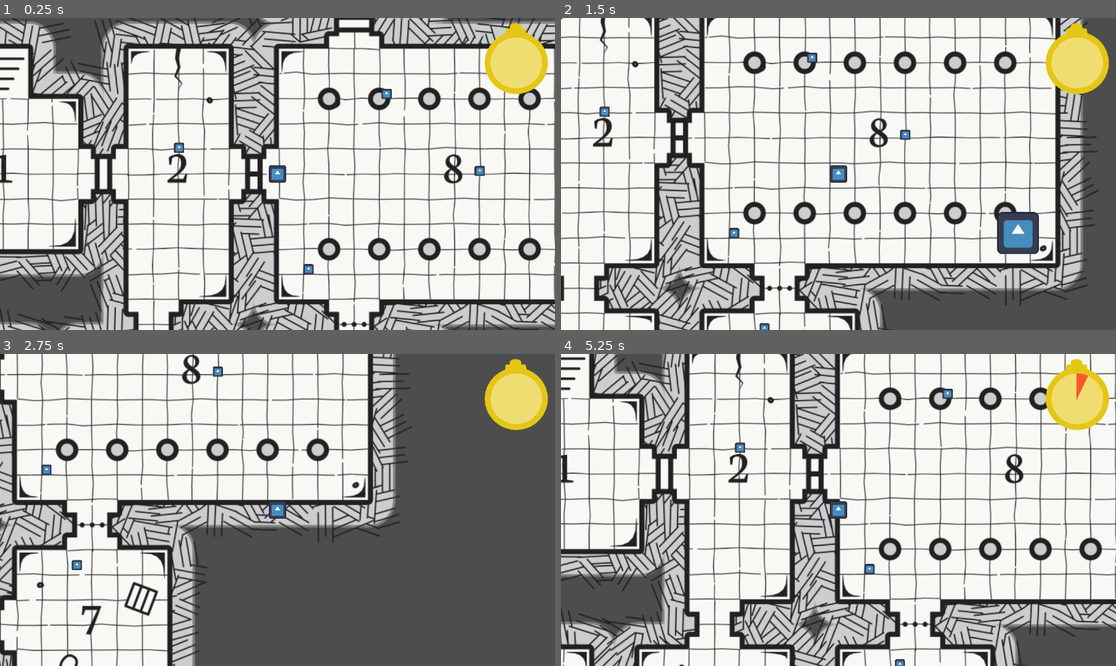
Above: before the commit, frames 1-4 (two rows, left to right).
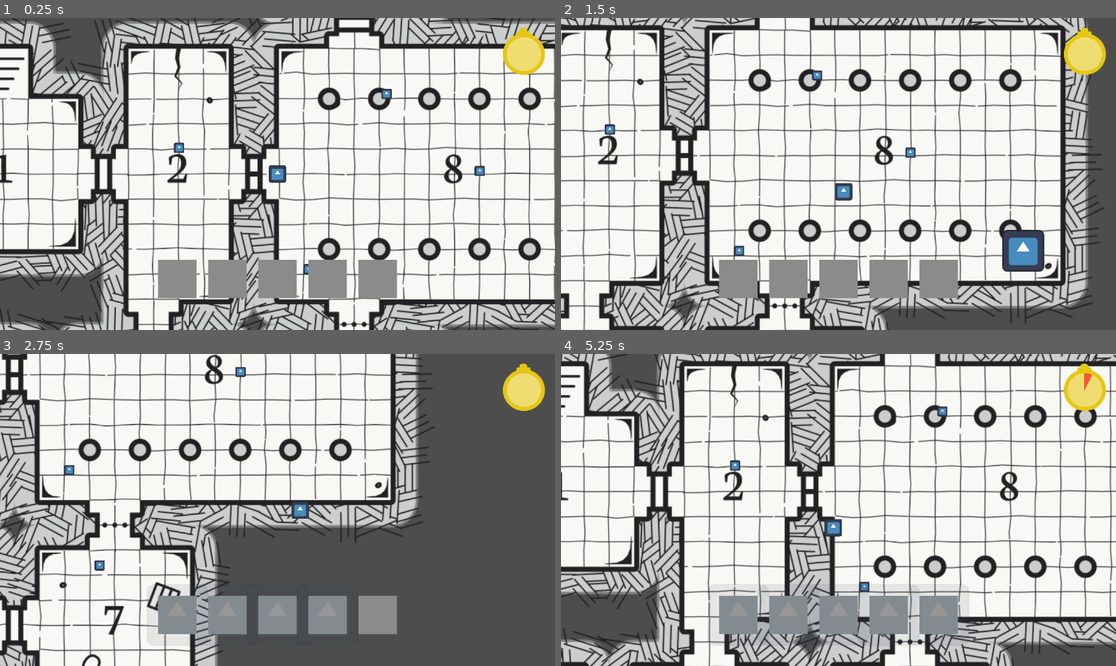
Above: after the commit, the same moments.

Repository: Rubiniuz/Jammer
Game: Godot game, scene res://levels/main.tscn
Same seed, same stepped clock (60 frames per second), same inputs: the game is played once before the commit and once after it. The engine's default icon, where the game draws it, is replaced by a stand-in: a white triangle on a blue panel in a dark square.
Inputs:
- Up to frame 1 (0.25 s): no input
- Up to frame 2 (1.5 s): tap Enter (pickup) at 0.5, 1.35 s; hold Right (right) 0.53-1.28 s; hold Enter (pickup) 0.53-1.28 s; hold Down (down) from 1.28 s (still down)
- Up to frame 3 (2.75 s): release Down (down) at 2.03 s; hold Right (right) from 2.03 s (still down); hold Enter (pickup) from 2.03 s (still down)
- Up to frame 4 (5.25 s): release Right (right) at 2.78 s; release Enter (pickup) at 2.78 s; hold Up (up) 2.78-3.53 s; tap Enter (pickup) at 2.85, 4.35 s; hold Enter (pickup) 3.53-4.28 s; hold Left (left) 3.53-5.03 s; hold Down (down) from 5.03 s (still down); hold Enter (pickup) from 5.03 s (still down)

The runs differ from the first frame. In frame 1, 5.3% of the frame differs, in the area x 28-99%, y 1-90%; in frame 2, 47%; in frame 3, 33%; in frame 4, 52%, in the area x 0-100%, y 0-100%.

Commit message:
start ui change

Diff:
--- a/Characters/player.tscn
+++ b/Characters/player.tscn
@@ -1,8 +1,9 @@
-[gd_scene load_steps=6 format=3 uid="uid://b31hpak8ve76w"]
+[gd_scene load_steps=7 format=3 uid="uid://b31hpak8ve76w"]
 
 [ext_resource type="Script" path="res://Characters/player_movement.gd" id="1_371u7"]
 [ext_resource type="PackedScene" uid="uid://gtlpeqsa7tmm" path="res://scenes/bag_of_holding.tscn" id="2_t2u4w"]
 [ext_resource type="Texture2D" uid="uid://c3ayax6ju3v7q" path="res://icon.svg" id="3_2mm5m"]
+[ext_resource type="PackedScene" uid="uid://byovkyti7ma27" path="res://scenes/bag_interface.tscn" id="4_0fsth"]
 [ext_resource type="PackedScene" uid="uid://bdud3tr2noc70" path="res://scenes/timer_interface.tscn" id="4_4fuy8"]
 
 [sub_resource type="CircleShape2D" id="CircleShape2D_vx633"]
@@ -12,6 +13,37 @@
 z_index = 10
 script = ExtResource("1_371u7")
 move_speed = 1000.0
+
+[node name="CanvasLayer" type="CanvasLayer" parent="."]
+follow_viewport_scale = 1.12
+
+[node name="Control" type="Control" parent="CanvasLayer"]
+layout_mode = 3
+anchors_preset = 15
+anchor_right = 1.0
+anchor_bottom = 1.0
+grow_horizontal = 2
+grow_vertical = 2
+
+[node name="MarginContainer" type="MarginContainer" parent="CanvasLayer/Control"]
+layout_mode = 1
+anchors_preset = 15
+anchor_right = 1.0
+anchor_bottom = 1.0
+grow_horizontal = 2
+grow_vertical = 2
+theme_override_constants/margin_left = 16
+theme_override_constants/margin_top = 16
+theme_override_constants/margin_right = 16
+theme_override_constants/margin_bottom = 16
+
+[node name="Bag_Interface" parent="CanvasLayer/Control/MarginContainer" instance=ExtResource("4_0fsth")]
+unique_name_in_owner = true
+layout_mode = 2
+
+[node name="TimerInterface" parent="CanvasLayer/Control/MarginContainer" instance=ExtResource("4_4fuy8")]
+unique_name_in_owner = true
+layout_mode = 2
 
 [node name="CollisionShape2D" type="CollisionShape2D" parent="."]
 shape = SubResource("CircleShape2D_vx633")
@@ -24,15 +56,9 @@
 unique_name_in_owner = true
 pickupRadius = 60.0
 
-[node name="TimerInterface" parent="." instance=ExtResource("4_4fuy8")]
-unique_name_in_owner = true
-offset_left = -774.0
-offset_top = -212.0
-offset_right = -774.0
-offset_bottom = -212.0
-
 [node name="Camera2D" type="Camera2D" parent="."]
 zoom = Vector2(1.5, 1.5)
+position_smoothing_enabled = true
 position_smoothing_speed = 7.0
 
 [node name="AudioListener2D" type="AudioListener2D" parent="."]
--- a/scenes/bag_interface.tscn
+++ b/scenes/bag_interface.tscn
@@ -1,15 +1,49 @@
-[gd_scene format=3 uid="uid://byovkyti7ma27"]
+[gd_scene load_steps=3 format=3 uid="uid://byovkyti7ma27"]
+
+[ext_resource type="PackedScene" uid="uid://lww2c8strish" path="res://scenes/bag_item.tscn" id="1_qu02q"]
+[ext_resource type="Script" path="res://scripts/bag_interface.gd" id="1_vuyd5"]
 
 [node name="Bag_Interface" type="Control"]
+clip_contents = true
 layout_mode = 3
-anchors_preset = 8
-anchor_left = 0.5
-anchor_top = 0.5
-anchor_right = 0.5
-anchor_bottom = 0.5
-offset_left = -576.0
-offset_top = -324.0
-offset_right = -576.0
-offset_bottom = -324.0
+anchors_preset = 15
+anchor_right = 1.0
+anchor_bottom = 1.0
 grow_horizontal = 2
 grow_vertical = 2
+script = ExtResource("1_vuyd5")
+
+[node name="MarginContainer" type="MarginContainer" parent="."]
+custom_minimum_size = Vector2(0, 150)
+layout_mode = 1
+anchors_preset = 12
+anchor_top = 1.0
+anchor_right = 1.0
+anchor_bottom = 1.0
+grow_horizontal = 2
+grow_vertical = 0
+theme_override_constants/margin_left = 50
+theme_override_constants/margin_top = 10
+theme_override_constants/margin_right = 50
+theme_override_constants/margin_bottom = 10
+
+[node name="GridContainer" type="GridContainer" parent="MarginContainer"]
+unique_name_in_owner = true
+layout_mode = 2
+size_flags_horizontal = 4
+columns = 5
+
+[node name="Bag_Item" parent="MarginContainer/GridContainer" instance=ExtResource("1_qu02q")]
+layout_mode = 2
+
+[node name="Bag_Item2" parent="MarginContainer/GridContainer" instance=ExtResource("1_qu02q")]
+layout_mode = 2
+
+[node name="Bag_Item3" parent="MarginContainer/GridContainer" instance=ExtResource("1_qu02q")]
+layout_mode = 2
+
+[node name="Bag_Item4" parent="MarginContainer/GridContainer" instance=ExtResource("1_qu02q")]
+layout_mode = 2
+
+[node name="Bag_Item5" parent="MarginContainer/GridContainer" instance=ExtResource("1_qu02q")]
+layout_mode = 2
--- /dev/null
+++ b/scenes/bag_item.tscn
@@ -0,0 +1,42 @@
+[gd_scene load_steps=2 format=3 uid="uid://lww2c8strish"]
+
+[ext_resource type="Script" path="res://scripts/bag_item.gd" id="1_scldl"]
+
+[node name="Bag_Item" type="Control"]
+custom_minimum_size = Vector2(100, 100)
+layout_mode = 3
+anchors_preset = 15
+anchor_right = 1.0
+anchor_bottom = 1.0
+offset_right = -832.0
+offset_bottom = -328.0
+grow_horizontal = 2
+grow_vertical = 2
+script = ExtResource("1_scldl")
+
+[node name="MarginContainer" type="MarginContainer" parent="."]
+layout_mode = 1
+anchors_preset = 15
+anchor_right = 1.0
+anchor_bottom = 1.0
+grow_horizontal = 2
+grow_vertical = 2
+theme_override_constants/margin_left = 10
+theme_override_constants/margin_top = 10
+theme_override_constants/margin_right = 10
+theme_override_constants/margin_bottom = 10
+
+[node name="ColorRect" type="ColorRect" parent="MarginContainer"]
+layout_mode = 2
+color = Color(0.544974, 0.544974, 0.544974, 1)
+
+[node name="TextureRect" type="TextureRect" parent="MarginContainer/ColorRect"]
+unique_name_in_owner = true
+modulate = Color(1, 1, 1, 0.313726)
+self_modulate = Color(1, 1, 1, 0.313726)
+layout_mode = 1
+anchors_preset = 15
+anchor_right = 1.0
+anchor_bottom = 1.0
+grow_horizontal = 2
+grow_vertical = 2
--- a/scenes/timer_interface.tscn
+++ b/scenes/timer_interface.tscn
@@ -4,23 +4,26 @@
 [ext_resource type="Texture2D" uid="uid://bxiumo7q0s6ty" path="res://Textures/watch_middle.png" id="2_v2qcn"]
 
 [node name="TimerInterface" type="Control"]
+clip_contents = true
 layout_mode = 3
 anchors_preset = 15
 anchor_right = 1.0
 anchor_bottom = 1.0
-offset_right = -1152.0
-offset_bottom = -648.0
 grow_horizontal = 2
 grow_vertical = 2
 scale = Vector2(0.1, 0.1)
 
 [node name="TimerStatus" type="TextureProgressBar" parent="."]
 unique_name_in_owner = true
-layout_mode = 0
-offset_left = 10010.0
-offset_top = -10.0
-offset_right = 11930.0
-offset_bottom = 1070.0
+layout_mode = 1
+anchors_preset = 1
+anchor_left = 1.0
+anchor_right = 1.0
+offset_left = -152.0
+offset_right = 1768.0
+offset_bottom = 1080.0
+grow_horizontal = 0
+scale = Vector2(0.1, 0.1)
 max_value = 60.0
 fill_mode = 4
 texture_under = ExtResource("1_id87c")
--- a/scripts/BagOfHolding.gd
+++ b/scripts/BagOfHolding.gd
@@ -2,6 +2,7 @@
 class_name BagOfHolding
 
 @onready var collision_shape_2d = $CollisionShape2D
+@onready var ui : BagInterface = get_parent().get_node("%Bag_Interface")
 
 @export var holdableValue : int = 5
 @export var heldResources : Array[resource] = []
@@ -26,6 +27,7 @@
 func Reset():
 	heldResources = []
 	currentValue = 0
+	ui.Clear()
 
 func _try_add_item():
 	if(inRange.size() <= 0):
@@ -34,7 +36,7 @@
 		heldResources.push_back(inRange.pop_front())
 		currentValue = currentValue + heldResources.back().pickup()
 		GameManager.startTimer()
-		print(currentValue)
+		ui.AddItem(heldResources.back())
 	else:
 		# play animation on item
 		return
--- /dev/null
+++ b/scripts/bag_interface.gd
@@ -0,0 +1,22 @@
+extends Control
+class_name BagInterface
+
+@onready var bags : Array[Node] = get_node("%GridContainer").get_children()
+var baguis : Array[BagItem] = []
+# Called when the node enters the scene tree for the first time.
+func _ready() -> void:
+	for bag in bags:
+		baguis.push_back(bag)
+
+func AddItem(item : resource):
+	var valueCount := 0
+	for bag in baguis:
+		if(bag.isFilled):
+			continue
+		if(valueCount < item.value):
+			bag.SetItem(item.sprite.texture)
+			valueCount = valueCount + 1
+
+func Clear():
+	for bag in baguis:
+		bag.Clear()
--- /dev/null
+++ b/scripts/bag_item.gd
@@ -0,0 +1,14 @@
+extends Control
+class_name BagItem
+
+@onready var texture: TextureRect = %TextureRect
+
+@export var isFilled := false
+
+func SetItem(text : Texture):
+	texture.texture = text
+	isFilled = true
+
+func Clear():
+	texture.texture = null
+	isFilled = false
--- a/scripts/game_manager.gd
+++ b/scripts/game_manager.gd
@@ -47,7 +47,7 @@
 
 func addResources():
 	if(bag.heldResources.size() > 0):
-		print(bag.heldResources)
+		#print(bag.heldResources)
 		storedResources.append_array(bag.heldResources)
-		print(storedResources.size())
+		#print(storedResources.size())
 		bag.Reset()
--- a/scripts/item_pickup.gd
+++ b/scripts/item_pickup.gd
@@ -8,7 +8,6 @@
 
 # Called when the node enters the scene tree for the first time.
 func _ready():
-	print(item)
 	if(item):
 		pickup_text.text = text.format({"input": "E/Enter", "item" : item.id})
 	else:
